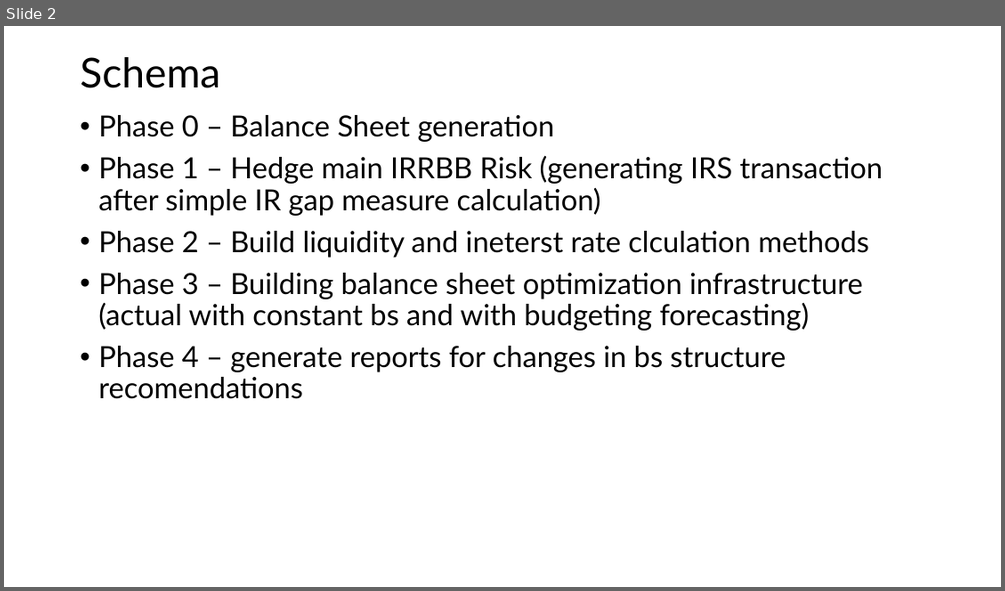
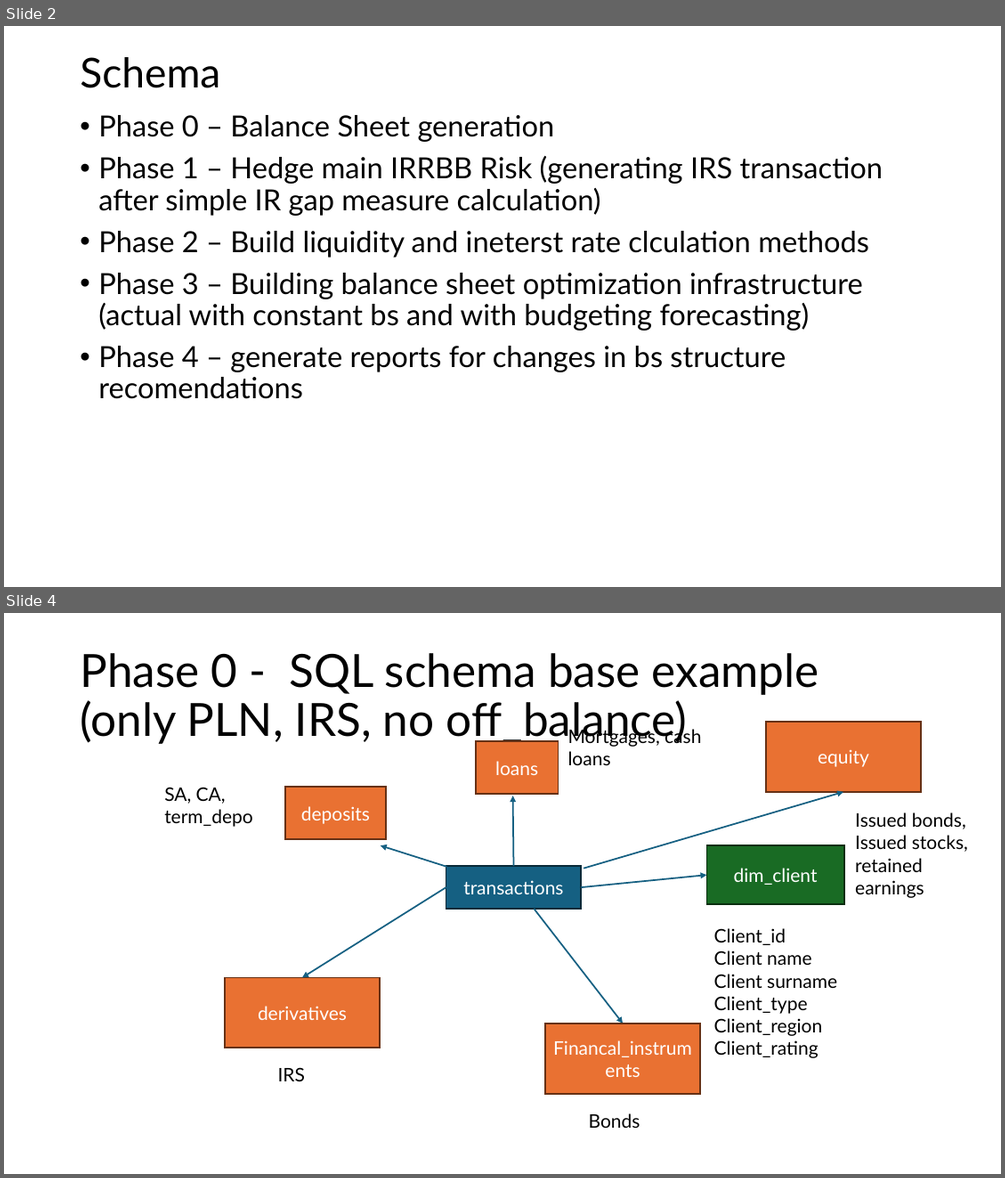
Before and after one commit to dzimius/LabBank, a slide deck: balance_generate/plan_projektu_bank.pptx. Shown one above the other, each under a label of ours: slide 2 before the commit, slides 2 and 4 after it; the slides between them are not shown. The pictures are 1005x591 and 1005x1178 pixels, drawn with LibreOffice and Linux fonts; fonts in the diff are those of the drawing. Boxes give left, top, right and bottom in pixels: in the first picture for what was removed or moved away, otherwise in the second. Text is boxed around its words. In the diff, an @@ line names an element or a change of style, - is before the commit and + after.

Commit message:
investment add and generating balances fun create

```diff
--- a/balance_generate/plan_projektu_bank.pptx
+++ b/balance_generate/plan_projektu_bank.pptx
@@ slide 4 added at box(4, 613, 1001, 1174), background #FFFFFF @@
@@ title added at box(80, 653, 819, 745), 44 pt, text #000000 @@
+Phase 0 - SQL schema base example (only PLN, IRS, no off_balance)
@@ rectangle added at box(476, 742, 558, 794), fill #E97132, outline #663216 1.5 pt, 18 pt, text #FFFFFF @@
+loans
@@ text added at box(568, 727, 701, 765), 18 pt, text #000000 @@
+Mortgages, cash loans
@@ rectangle added at box(766, 722, 921, 792), fill #E97132, outline #663216 1.5 pt, 18 pt, text #FFFFFF @@
+equity
@@ text added at box(164, 787, 253, 827), 18 pt, text #000000 @@
+SA, CA, term_depo
@@ rectangle added at box(286, 787, 386, 839), fill #E97132, outline #663216 1.5 pt, 18 pt, text #FFFFFF @@
+deposits
@@ arrow added from (514, 866) to (513, 795), #156082 1.5 pt @@
@@ arrow added from (583, 868) to (844, 792), #156082 1.5 pt @@
@@ text added at box(855, 812, 968, 898), 18 pt, text #000000 @@
+Issued bonds, Issued stocks, retained earnings
@@ arrow added from (446, 867) to (380, 845), #156082 1.5 pt @@
@@ rectangle added at box(707, 845, 844, 905), fill #196B24, outline #0B2F10 1.5 pt, 18 pt, text #FFFFFF @@
+dim_client
@@ rectangle added at box(446, 866, 582, 908), fill #156082, outline #092A39 1.5 pt, 18 pt, text #FFFFFF @@
+transactions
@@ arrow added from (582, 887) to (707, 875), #156082 1.5 pt @@
@@ arrow added from (446, 887) to (302, 977), #156082 1.5 pt @@
@@ arrow added from (534, 908) to (623, 1023), #156082 1.5 pt @@
@@ text added at box(714, 928, 837, 1058), 18 pt, text #000000 @@
+Client_id
+Client name
+Client surname
+Client_type
+Client_region
+Client_rating
@@ rectangle added at box(225, 977, 380, 1047), fill #E97132, outline #663216 1.5 pt, 18 pt, text #FFFFFF @@
+derivatives
@@ rectangle added at box(545, 1023, 700, 1094), fill #E97132, outline #663216 1.5 pt, 18 pt, text #FFFFFF @@
+Financal_instruments
@@ text added at box(278, 1067, 305, 1081), 18 pt, text #000000 @@
+IRS
@@ text added at box(589, 1113, 640, 1127), 18 pt, text #000000 @@
+Bonds
```
Also in this commit, not shown: 1 other slide added, 32 other files.
